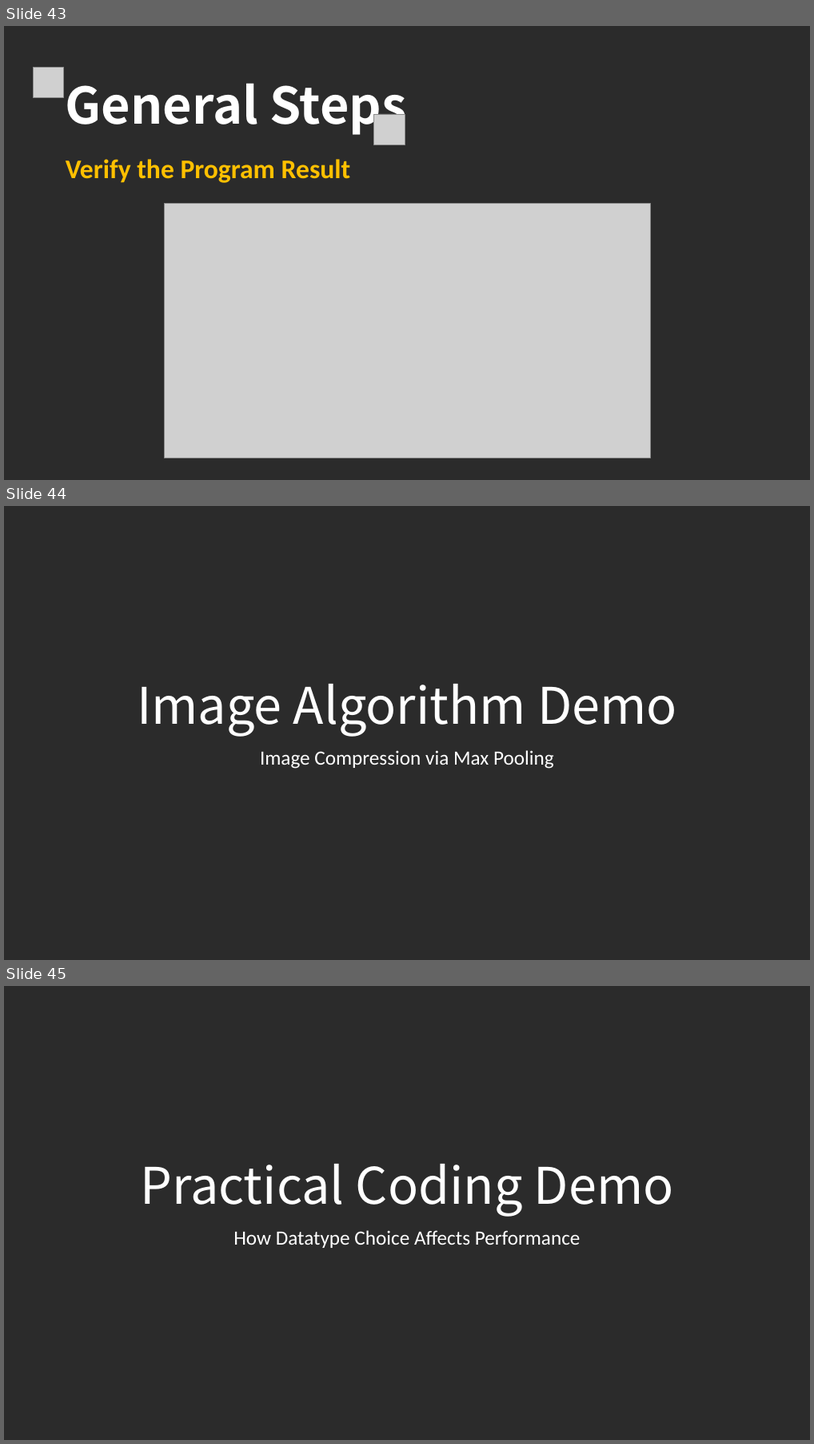
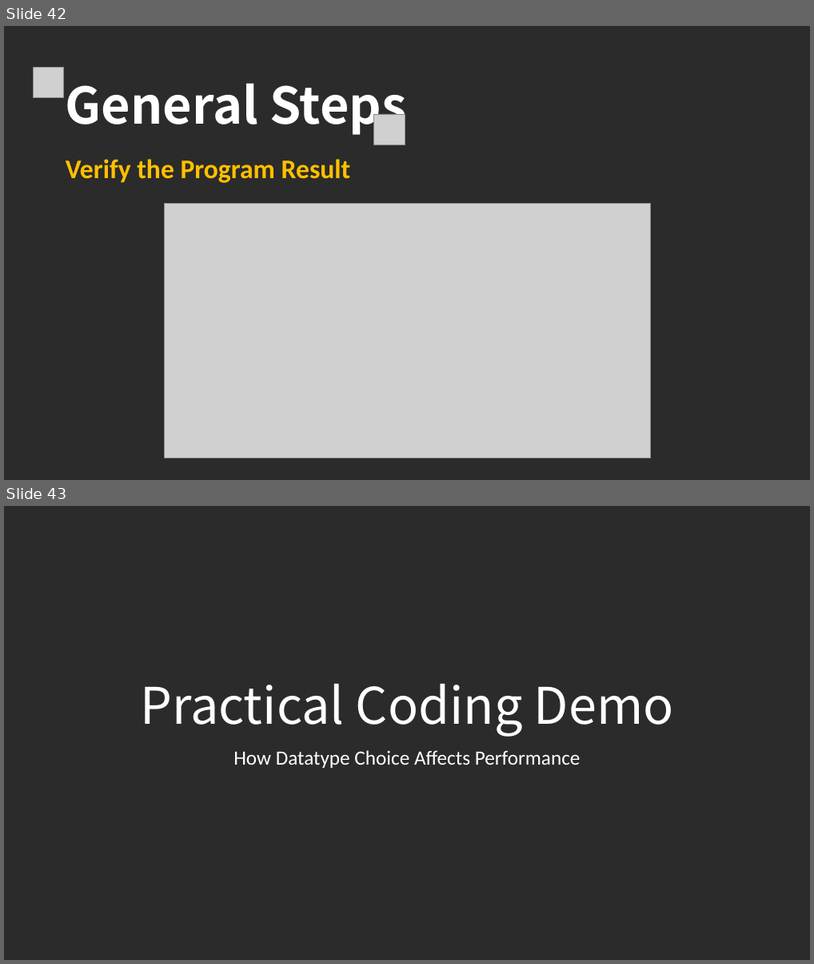
Before and after one commit to LoloMarty/2024-, a slide deck: CS4630/Approximate Computing.pptx. Shown one above the other, each under a label of ours: slides 43, 44 and 45 before the commit, slides 42 and 43 after it. The pictures are 814x1444 and 814x964 pixels, drawn with LibreOffice and Linux fonts; fonts in the diff are those of the drawing; grey boxes stand for pictures; background and template pictures are left out; a plain dark background stands for a picture behind light text. Boxes give left, top, right and bottom in pixels: in the first picture for what was removed or moved away, otherwise in the second. Text is boxed around its words. In the diff, an @@ line names an element or a change of style, - is before the commit and + after.

Commit message:
Removed Max Pooling Example from File and Slides

```diff
--- a/CS4630/Approximate Computing.pptx
+++ b/CS4630/Approximate Computing.pptx
@@ slide 44 removed at bbox=[4, 506, 810, 960], background picture (left out) @@
@@ title removed at bbox=[137, 684, 678, 736] @@
-Image Algorithm Demo
@@ subtitle removed at bbox=[260, 750, 554, 768] @@
-Image Compression via Max Pooling
@@ what was slide 43 is now slide 42 @@
@@ what was slide 45 is now slide 43 @@
```
Also in this commit, not shown: 1 slide changed, 1 other slide removed, 1 other file.
